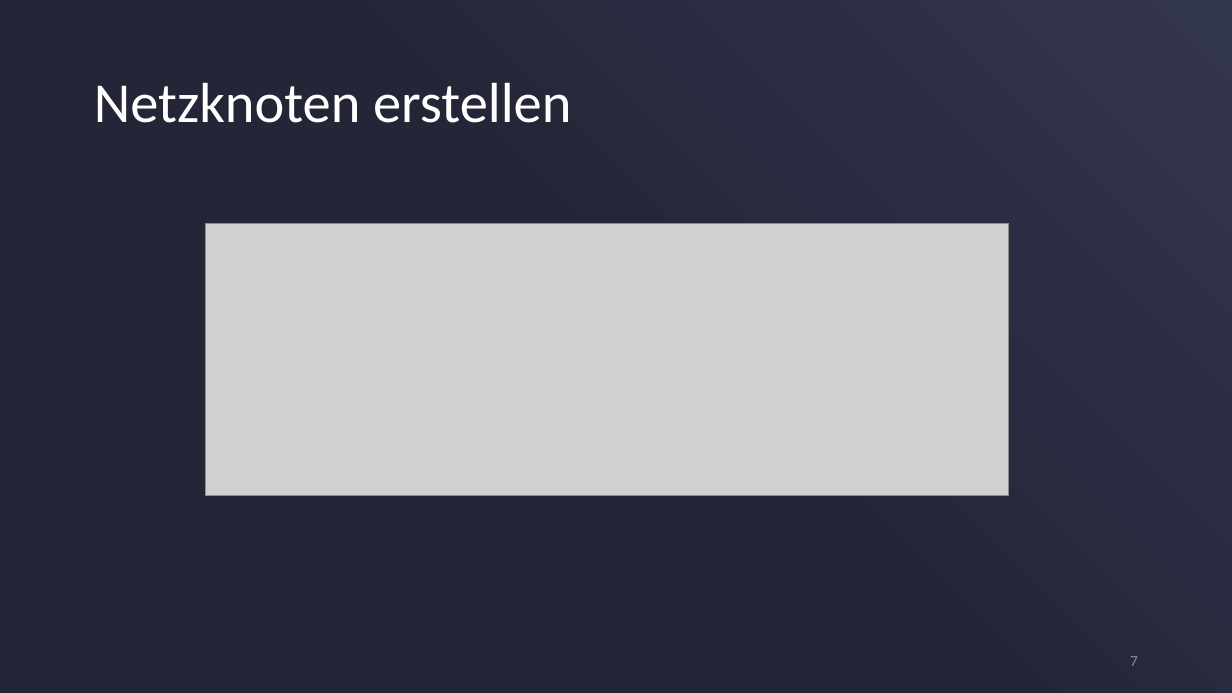
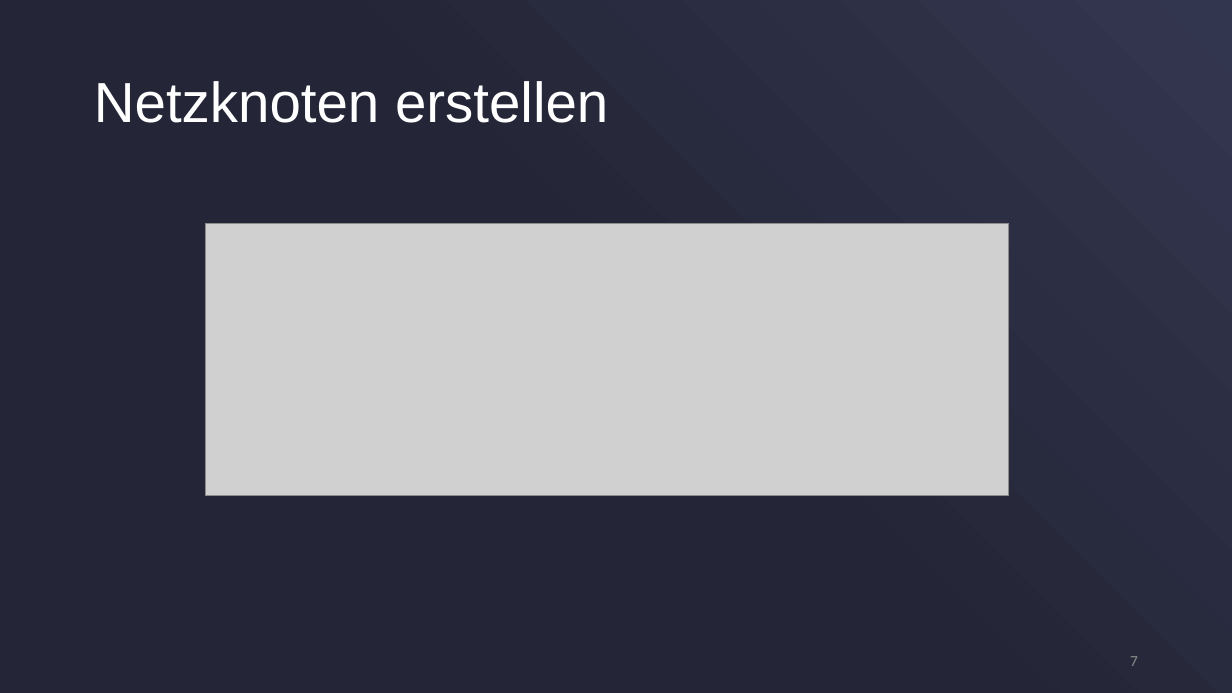
Before and after one commit to cn-uofbasel/BACnet, a slide deck: slide 7 of 21-fs-ias-lec/3-BACnetCore/Documents/presentation.pptx. Drawn at 1232x693 pixels with LibreOffice and Linux fonts; fonts in the diff are those of the drawing; grey boxes stand for pictures. Boxes give left, top, right and bottom in pixels: in the first picture for what was removed or moved away, otherwise in the second. Text is boxed around its words. In the diff, an @@ line names an element or a change of style, - is before the commit and + after.

```diff
--- a/21-fs-ias-lec/3-BACnetCore/Documents/presentation.pptx
+++ b/21-fs-ias-lec/3-BACnetCore/Documents/presentation.pptx
@@ title "Netzknoten erstellen" at bbox=[94, 81, 608, 123]: font Calibri to Arial @@
```
Also in this commit, not shown: 2 other slides changed, 1 other file.
